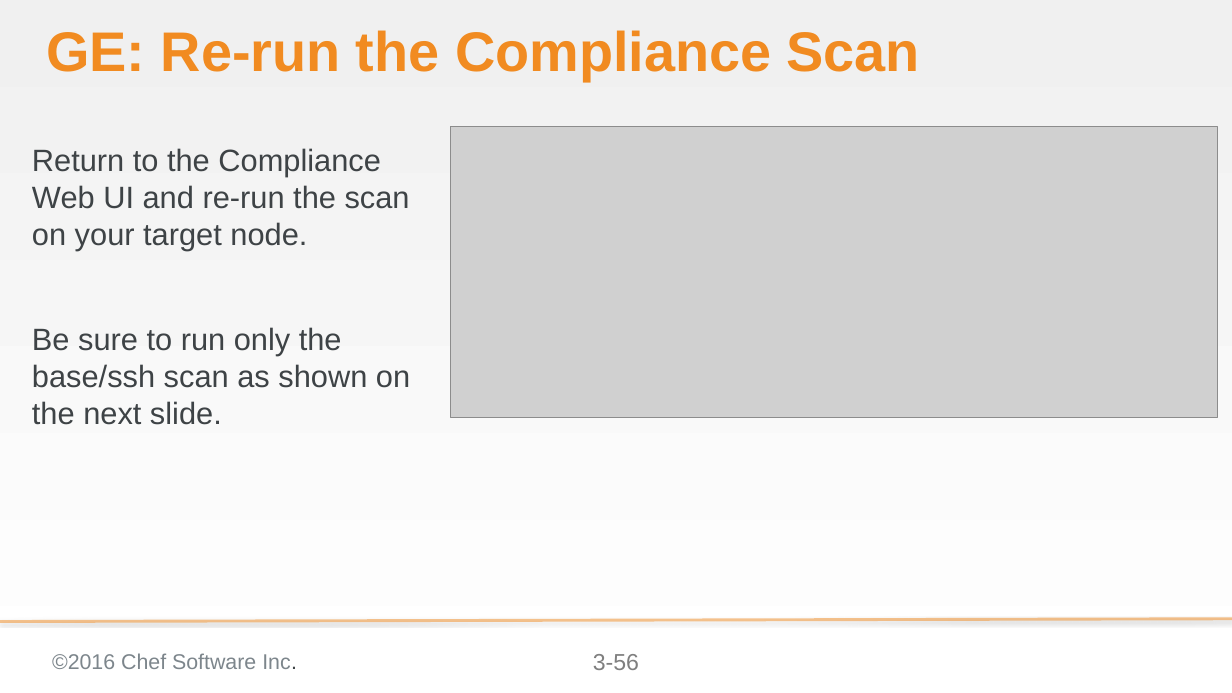
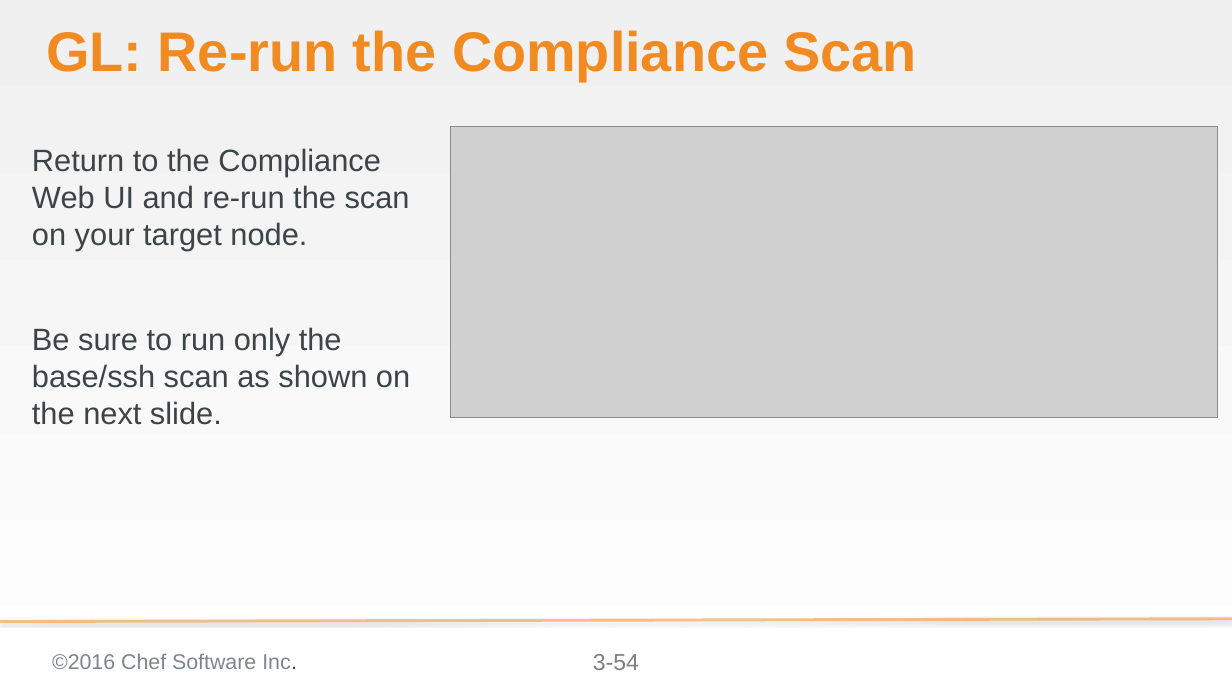
Before and after one commit to bchamby/chef-compliance-installation-configuration-operation, a slide deck: slide 54 of 03-initial-configuration-scans.pptx (slide 56 before the commit). Drawn at 1232x693 pixels with LibreOffice and Linux fonts; fonts in the diff are those of the drawing; grey boxes stand for pictures; background and template pictures are left out. Boxes give left, top, right and bottom in pixels: in the first picture for what was removed or moved away, otherwise in the second. Text is boxed around its words. In the diff, an @@ line names an element or a change of style, - is before the commit and + after.

```diff
--- a/03-initial-configuration-scans.pptx
+++ b/03-initial-configuration-scans.pptx
@@ title at [46, 30, 917, 81]: text changed @@
-GE: Re-run the Compliance Scan
+GL: Re-run the Compliance Scan
@@ page number at [593, 654, 639, 670]: text changed @@
-3-56
+3-54
```
Also in this commit, not shown: 40 other slides changed, 3 slides removed, 2 other files.
